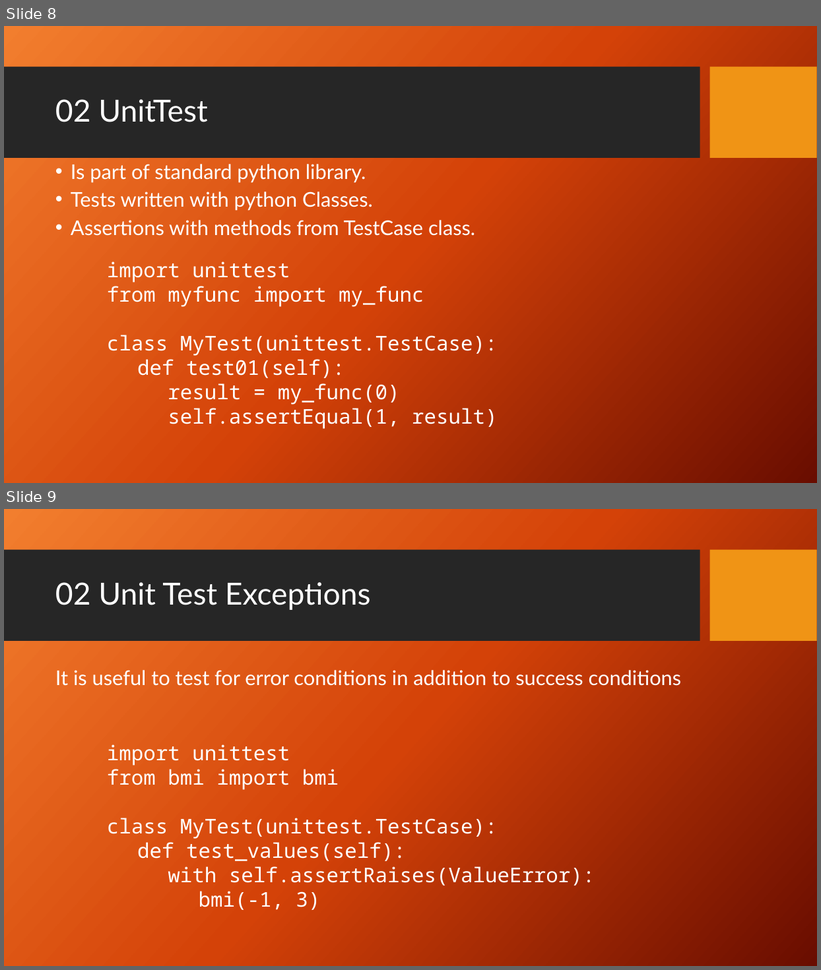
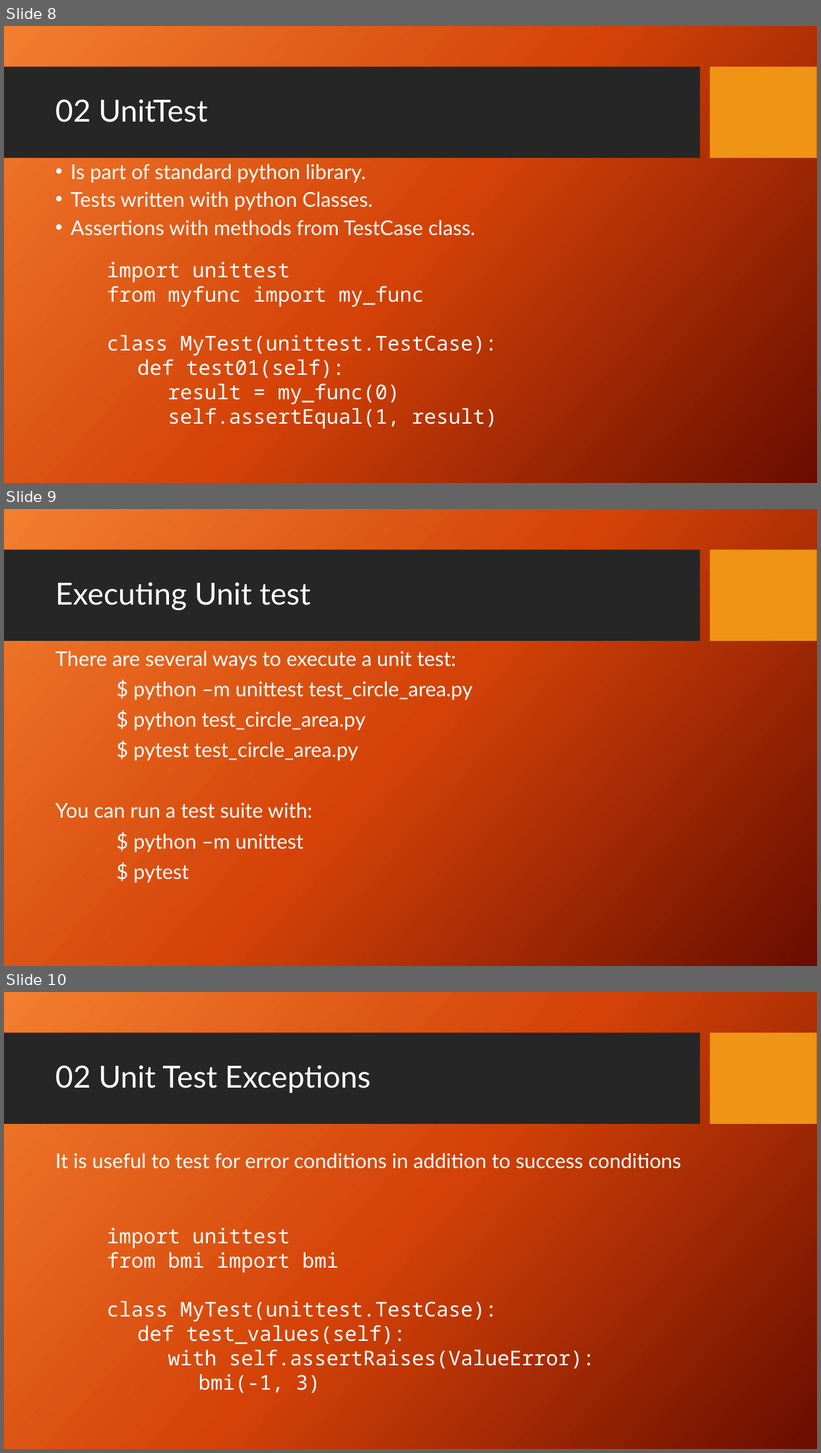
Before and after one commit to PrincetonUniversity/software_testing, a slide deck: UnitTestingSlides.pptx. Shown one above the other, each under a label of ours: slides 8 and 9 before the commit, slides 8, 9 and 10 after it. The pictures are 821x970 and 821x1453 pixels, drawn with LibreOffice and Linux fonts; fonts in the diff are those of the drawing; background and template pictures are left out. Boxes give left, top, right and bottom in pixels: in the first picture for what was removed or moved away, otherwise in the second. Text is boxed around its words. In the diff, an @@ line names an element or a change of style, - is before the commit and + after.

```diff
--- a/UnitTestingSlides.pptx
+++ b/UnitTestingSlides.pptx
@@ slide 9 added at box(4, 509, 817, 966), background picture (left out); not listed: 2 template elements that a slide beside it also shows @@
@@ title added at box(55, 582, 310, 611), 36 pt, text #FFFFFF @@
+Executing Unit test
@@ text added at box(55, 651, 473, 883), 24 pt, text #FFFFFF @@
+There are several ways to execute a unit test:
+$ python –m unittest test_circle_area.py
+$ python test_circle_area.py
+$ pytest test_circle_area.py
+You can run a test suite with:
+$ python –m unittest
+$ pytest
@@ what was slide 9 is now slide 10 @@
```
Also in this commit, not shown: 3 slides changed.
